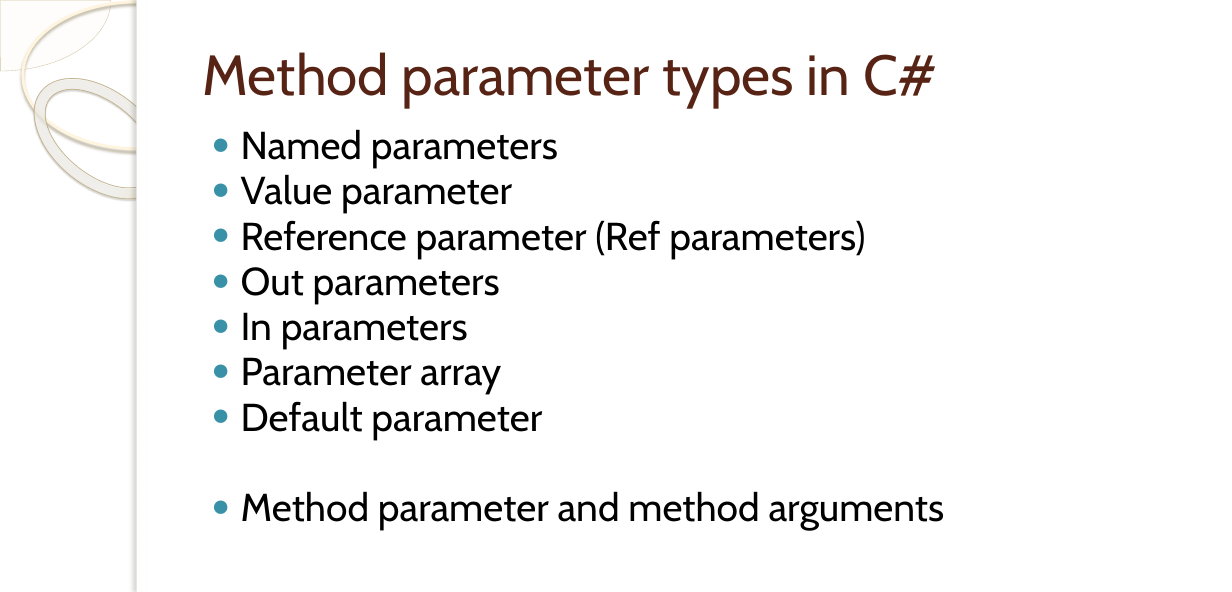
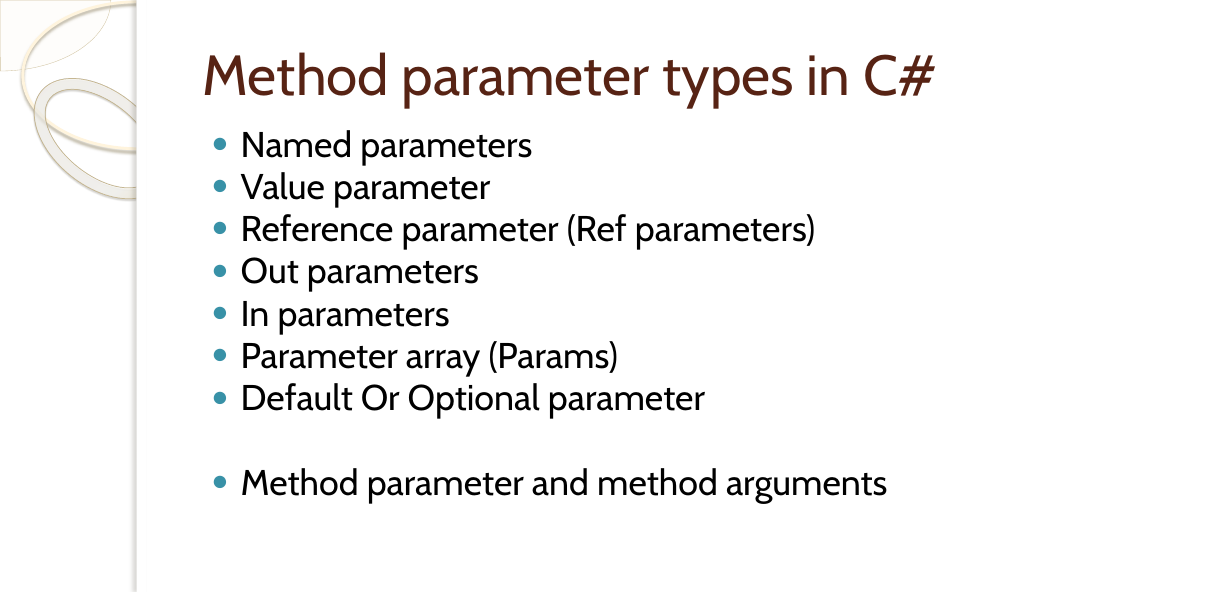
Before and after one commit to pravin9696/TypesOfParametersDemo210524, a slide deck: slide 22 of PPT/C# Class structure and objects.pptx. Drawn at 1232x592 pixels with LibreOffice and Linux fonts; fonts in the diff are those of the drawing; background and template pictures are left out. Boxes give left, top, right and bottom in pixels: in the first picture for what was removed or moved away, otherwise in the second. Text is boxed around its words. In the diff, an @@ line names an element or a change of style, - is before the commit and + after.

Commit message:
New mofied PPF added new examples added as below
Out parameters
In parameters
Parameter array (Params)
Default Or Optional parameter

```diff
--- a/PPT/C# Class structure and objects.pptx
+++ b/PPT/C# Class structure and objects.pptx
@@ text at (241,130,888,503): size 29.6 to 27.2 pt in "Named parameters", "Value parameter", "Reference parameter (Ref parameters)", "Out parameters" and 2 more places @@
@@ text at (241,341,705,418): text changed; size 29.6 to 27.2 pt @@
-● Parameter array
-● Default parameter
+● Parameter array (Params)
+● Default Or Optional parameter
```
Also in this commit, not shown: 4 other slides changed, 8 slides added, 2 other files.
